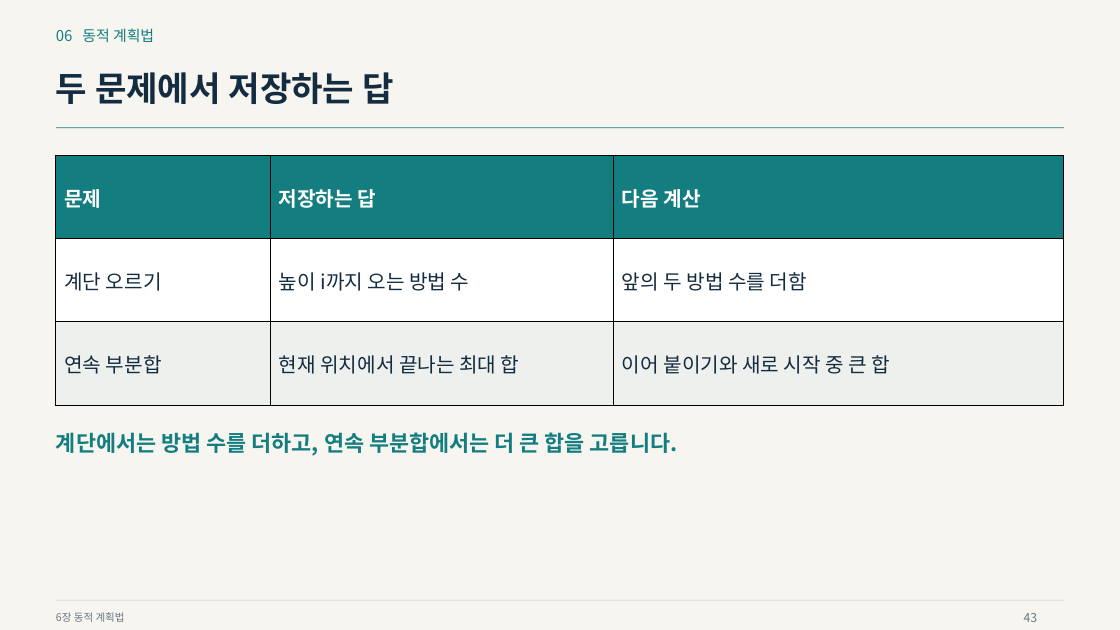
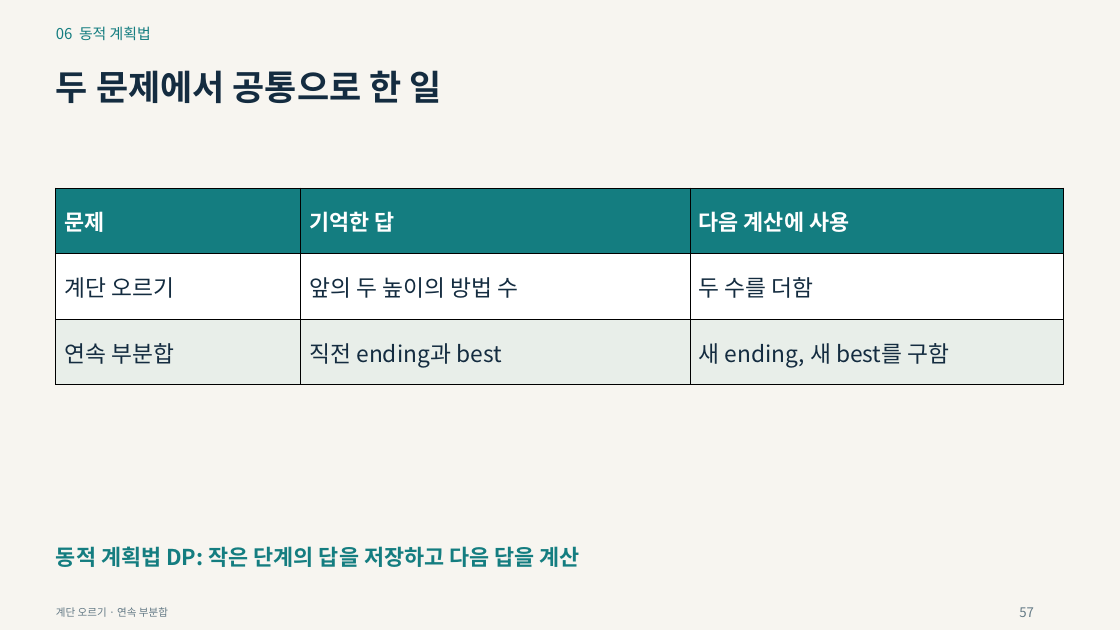
Before and after one commit to Sangdon-Park/Sangdon-Park.github.io, a slide deck: slide 57 of data/알고리즘/6장_동적_계획법.pptx (slide 43 before the commit). Drawn at 1120x630 pixels with LibreOffice and Linux fonts; fonts in the diff are those of the drawing. Boxes give left, top, right and bottom in pixels: in the first picture for what was removed or moved away, otherwise in the second. Text is boxed around its words. In the diff, an @@ line names an element or a change of style, - is before the commit and + after.

```diff
--- a/data/알고리즘/6장_동적_계획법.pptx
+++ b/data/알고리즘/6장_동적_계획법.pptx
@@ text "06 동적 계획법" at (x1=56, y1=26, x2=151, y2=40): line spacing 1.12 to 1.1 @@
@@ text at (x1=56, y1=70, x2=442, y2=103): text changed; size 29.2 to 30 pt @@
-두 문제에서 저장하는 답
+두 문제에서 공통으로 한 일
@@ line removed from (56, 128) to (1065, 128) @@
@@ table at (x1=56, y1=188, x2=1065, y2=385) @@
-row 1, column 2: 저장하는 답
+row 1, column 2: 기억한 답
-row 1, column 3: 다음 계산
+row 1, column 3: 다음 계산에 사용
-row 2, column 2: 높이 i까지 오는 방법 수
+row 2, column 2: 앞의 두 높이의 방법 수
-row 2, column 3: 앞의 두 방법 수를 더함
+row 2, column 3: 두 수를 더함
-row 3, column 2: 현재 위치에서 끝나는 최대 합
+row 3, column 2: 직전 ending과 best
-row 3, column 3: 이어 붙이기와 새로 시작 중 큰 합
+row 3, column 3: 새 ending, 새 best를 구함
@@ fill #EDF0ED to #E8EEE9 in row 3 @@
@@ size 17.2 to 18.8 pt in "문제" @@
@@ size 17.2 to 19.5 pt in "계단 오르기", "연속 부분합" @@
@@ table resized from (x1=56, y1=155, x2=1065, y2=405) to (x1=56, y1=188, x2=1065, y2=385) @@
@@ text removed at (x1=56, y1=432, x2=678, y2=456) @@
-계단에서는 방법 수를 더하고, 연속 부분합에서는 더 큰 합을 고릅니다.
@@ text added at (x1=56, y1=546, x2=580, y2=567), 18.8 pt, text #147D80, bold @@
+동적 계획법 DP: 작은 단계의 답을 저장하고 다음 답을 계산
@@ line removed from (56, 601) to (1065, 601) @@
@@ text removed at (x1=56, y1=612, x2=125, y2=622) @@
-6장 동적 계획법
@@ text added at (x1=56, y1=607, x2=168, y2=617), 9 pt, text #637985 @@
+계단 오르기 · 연속 부분합
@@ text added at (x1=1019, y1=607, x2=1034, y2=617), 11.2 pt, text #637985 @@
+57
@@ text removed at (x1=1024, y1=613, x2=1038, y2=622) @@
-43
```
Also in this commit, not shown: 9 other slides changed, 49 slides added, 35 slides removed, 12 other files.
